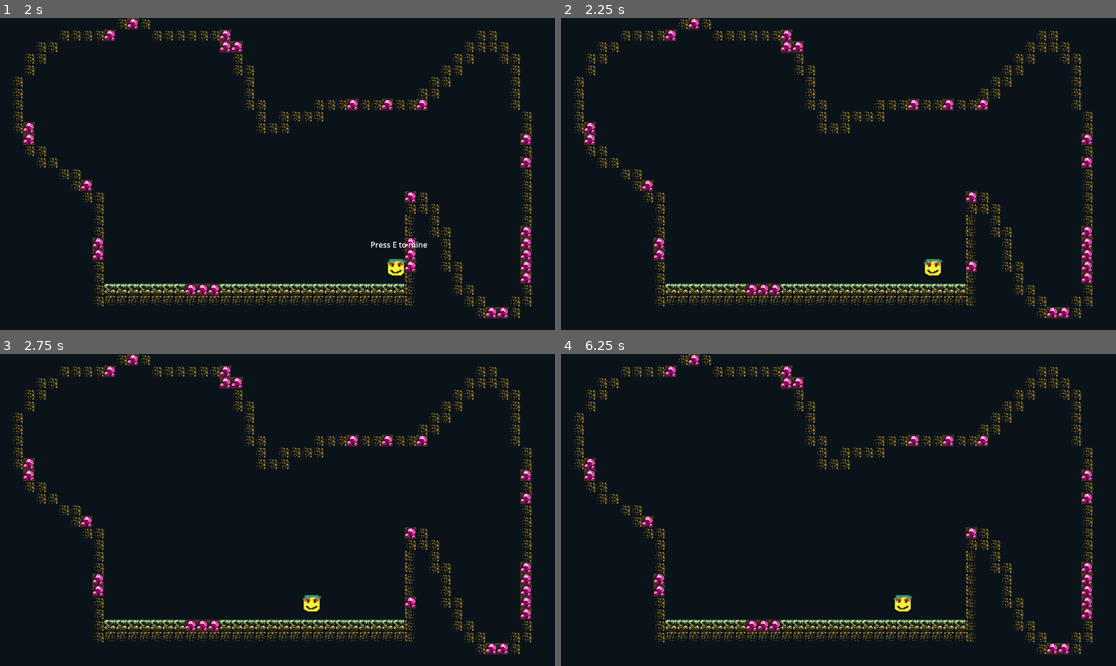
Above: before the commit, frames 1-4 (two rows, left to right).
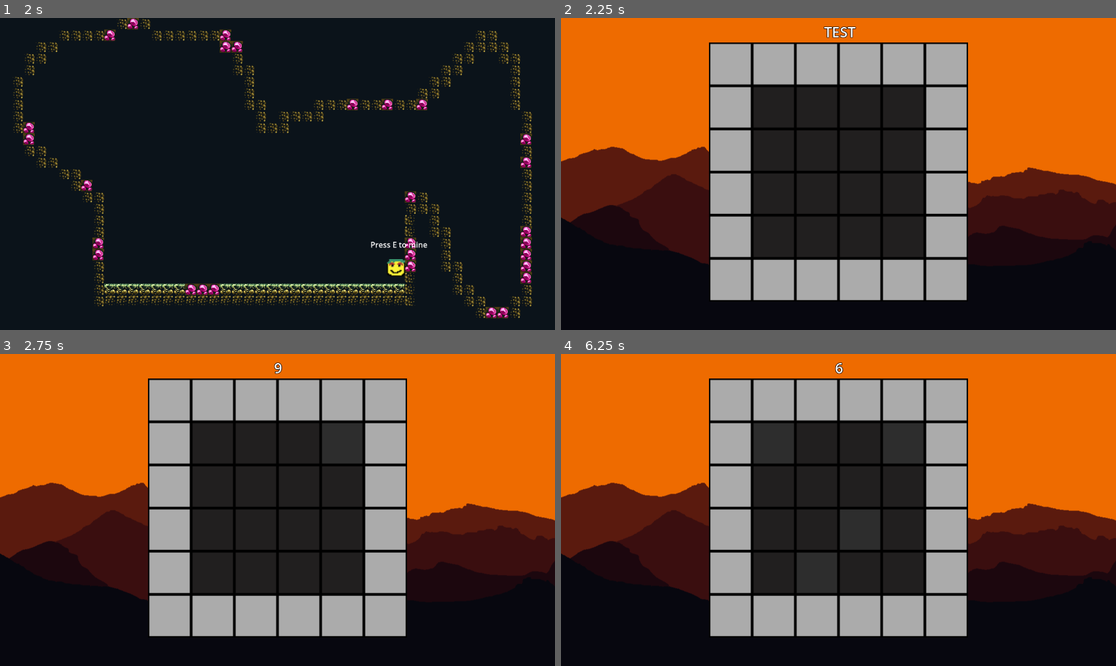
Above: after the commit, the same moments.

Repository: Ace238/Cave_Explorer
Game: Godot game, scene res://Cave_1/cave_1.tscn
The game is run twice, just before and just after one commit, with the same random seed, the same clock (stepped at 60 frames per second) and the same inputs.
Inputs (mouse positions are in pixels of both pictures, inside the frame that each line leads up to):
- Up to frame 1 (2 s): tap Enter (ui_accept) at 0.5, 0.77, 1.52 s; move the mouse to (399, 158) at 0.52 s; hold D (move_right) from 0.53 s (still down); click (399, 158) at 0.6 s; move the mouse to (166, 189) at 1.27 s; tap F (End_Mini) at 1.35 s; click (166, 189) at 1.55 s
- Up to frame 2 (2.25 s): tap E (Interact) at 2, 2.1 s; move the mouse to (894, 105) at 2.02 s; release D (move_right) at 2.03 s; hold A (move_left) from 2.03 s (still down)
- Up to frame 3 (2.75 s): keep holding A (move_left); click (333, 441) at 2.3 s
- Up to frame 4 (6.25 s): move the mouse to (810, 572) at 2.77 s; release A (move_left) at 2.78 s; hold D (move_right) 2.78-4.28 s; click (810, 572) at 2.85 s; tap Enter (ui_accept) at 3.02, 3.77, 4.52, 6.02 s; tap E (Interact) at 3.5, 4.25, 5.1, 5.75 s; move the mouse to (1005, 556) at 3.52 s; click (1005, 556) at 3.6 s; move the mouse to (672, 463) at 4.27 s; hold A (move_left) 4.28-5.03 s; tap F (End_Mini) at 4.35 s; click (672, 463) at 4.55 s; move the mouse to (866, 510) at 5.02 s; hold D (move_right) 5.03-5.78 s; click (866, 510) at 5.3 s; move the mouse to (755, 432) at 5.77 s; hold A (move_left) from 5.78 s (still down); click (755, 432) at 5.85 s

Frame 1 is identical in both runs. In frame 2, 65% of the frame differs, in the area x 0-100%, y 0-97%; in frame 3, 65%; in frame 4, 68%.

Commit message:
Added switching between Cave and Mini-Game
Co-Authored-By: Ace238 <59496343+Ace238@users.noreply.github.com>

Diff:
--- a/Cave_1/cave_1.gd
+++ b/Cave_1/cave_1.gd
@@ -16,25 +16,6 @@
 
 
 func _input(event):
-	if Input.is_action_just_pressed("click"):
-
-		var mouse_pos : Vector2 = get_global_mouse_position()
-		var tile_mouse_pos : Vector2i = tile_map.local_to_map(mouse_pos)
-#		var sourceID : int = 2
-#		var atlas : Vector2i = Vector2i(0,0)
-		var tiledata : TileData = tile_map.get_cell_tile_data(foreground_layer, tile_mouse_pos)
-
-		if tiledata:
-			var can_be_mined = tiledata.get_custom_data(can_be_mined_custom_layer)
-			if can_be_mined:
-				tile_map.set_cell(foreground_layer, tile_mouse_pos, sourceID, atlas)
-			else:
-				print("Cannot be mined")
-		else:
-			print("No tile data")
-
-
-
 	if Input.is_action_just_pressed("Interact"):
 		var global_char_pos : Vector2 = temp_player.global_position
 		var tile_char_pos : Vector2i = tile_map.local_to_map(global_char_pos)
@@ -61,6 +42,7 @@
 					mined = 1
 					print("Yay, you mined something!!!!")
 					#get_tree().change_scene_to_file("res://Test_Scene/Test_Scene.tscn")
+					get_tree().change_scene_to_file("res://Excavation Game/excavation_game.tscn")
 					return
 				else:
 					if mined == 1:
--- a/Excavation Game/excavation_game.gd
+++ b/Excavation Game/excavation_game.gd
@@ -3,9 +3,9 @@
 var counter = 10
 @onready var health = $wall_health
 
-
 func _unhandled_input(event):
-	if event is InputEventMouseButton and event.is_pressed():
+	#if event is InputEventMouseButton and event.is_pressed():
+	if Input.is_action_just_pressed("click_left"):
 #		var pos = event.position
 #		print(pos)
 
@@ -29,18 +29,20 @@
 				print(counter)
 				health.text = str(counter)
 
-			else:
-				print("Wall collapsed.")
-				health.text = "Wall collapsed."
+				clicked_cell_depth = clicked_cell_data.get_custom_data("depth")
+	#			print(clicked_cell_depth)
+				clicked_cell_depth = max(0, clicked_cell_depth - 1)
 
-			clicked_cell_depth = clicked_cell_data.get_custom_data("depth")
-#			print(clicked_cell_depth)
-			clicked_cell_depth = max(0, clicked_cell_depth - 1)
+				tile_map.set_cell(0, clicked_cell_position, 0, Vector2i(clicked_cell_depth, 0), 0)
 
-			tile_map.set_cell(0, clicked_cell_position, 0, Vector2i(clicked_cell_depth, 0), 0)
+				if clicked_cell_depth == 0:
+					tile_map.set_cell(0, clicked_cell_position)
 
-			if clicked_cell_depth == 0:
-				tile_map.set_cell(0, clicked_cell_position)
+				if counter == 0:
+					print("Wall collapsed.")
+					health.text = "Wall collapsed."
+
+					get_tree().change_scene_to_file("res://Cave_1/cave_1.tscn")
 
 		else:
 			return 0
--- a/project.godot
+++ b/project.godot
@@ -47,6 +47,11 @@
 "events": [Object(InputEventKey,"resource_local_to_scene":false,"resource_name":"","device":-1,"window_id":0,"alt_pressed":false,"shift_pressed":false,"ctrl_pressed":false,"meta_pressed":false,"pressed":false,"keycode":0,"physical_keycode":83,"key_label":0,"unicode":115,"echo":false,"script":null)
 ]
 }
+click_left={
+"deadzone": 0.5,
+"events": [Object(InputEventMouseButton,"resource_local_to_scene":false,"resource_name":"","device":-1,"window_id":0,"alt_pressed":false,"shift_pressed":false,"ctrl_pressed":false,"meta_pressed":false,"button_mask":1,"position":Vector2(93, 17),"global_position":Vector2(97, 60),"factor":1.0,"button_index":1,"pressed":true,"double_click":false,"script":null)
+]
+}
 
 [layer_names]
 
